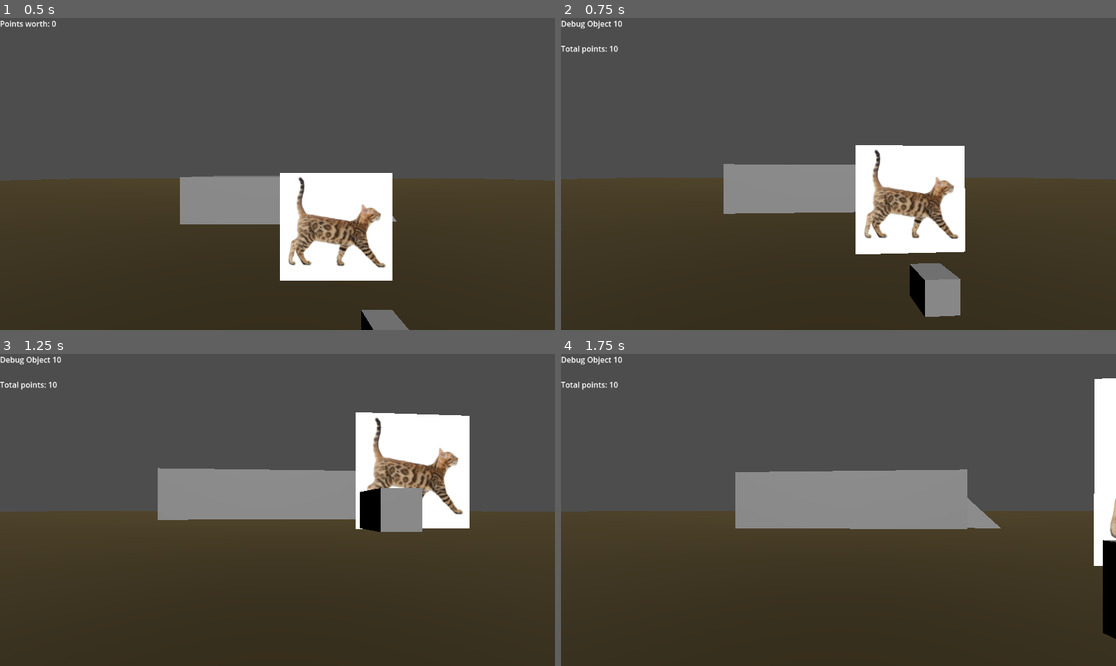
Above: before the commit, frames 1-4 (two rows, left to right).
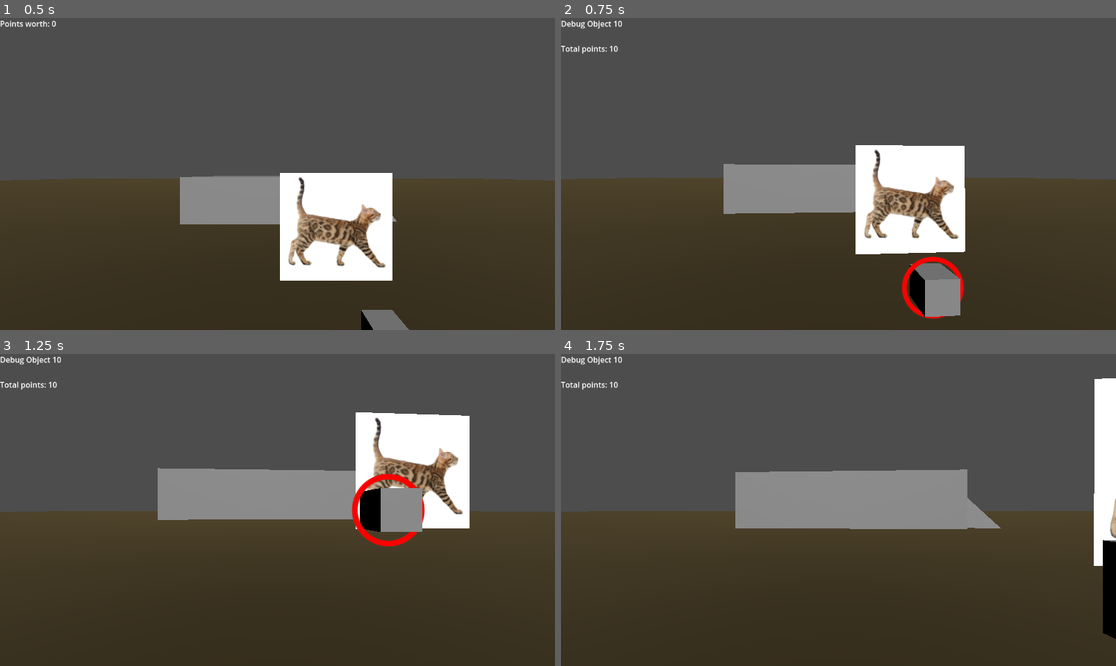
Above: after the commit, the same moments.

Repository: StikmanMann/allaroundtheworld
Game: Godot game, scene res://Florian/node_3d.tscn
Two runs of this game, one before a commit and one after it. Both use one fixed random seed, a clock stepped at 60 frames per second and the inputs below.
Inputs (mouse positions are in pixels of both pictures, inside the frame that each line leads up to):
- Up to frame 1 (0.5 s): no input
- Up to frame 2 (0.75 s): tap Enter (take_picture) at 0.5 s; move the mouse to (866, 174) at 0.52 s; hold W (forward) from 0.53 s (still down); hold Enter (take_picture) from 0.53 s (still down)
- Up to frame 3 (1.25 s): keep holding W (forward); keep holding Enter (take_picture); tap Space (jump) at 0.77 s
- Up to frame 4 (1.75 s): keep holding W (forward); move the mouse to (810, 510) at 1.27 s; release Enter (take_picture) at 1.28 s; tap Enter (take_picture) at 1.35 s; tap Space (jump) at 1.52 s

Frame 1 is identical in both runs. In frame 2, 0.4% of the frame differs, in the area x 61-73%, y 76-97%; in frame 3, 0.6%, in the area x 63-77%, y 38-62%; in frame 4, nothing differs.

Commit message:
tried to add pathfinding, failed :(

Diff:
--- /dev/null
+++ b/Florian/Entity/Animals/cat.tscn
@@ -0,0 +1,18 @@
+[gd_scene load_steps=4 format=3 uid="uid://xa3ee14whqj6"]
+
+[ext_resource type="PackedScene" uid="uid://c8gnb0kut2n5h" path="res://Florian/point_thing.tscn" id="1_ths60"]
+[ext_resource type="Texture2D" uid="uid://b3y733ngio1nx" path="res://Florian/Sprites/cat.jpg" id="2_f6meo"]
+
+[sub_resource type="CapsuleShape3D" id="CapsuleShape3D_vea6b"]
+
+[node name="Cat" type="RigidBody3D"]
+
+[node name="PointThing" parent="." instance=ExtResource("1_ths60")]
+
+[node name="Sprite3D" type="Sprite3D" parent="."]
+texture = ExtResource("2_f6meo")
+
+[node name="CollisionShape3D" type="CollisionShape3D" parent="."]
+shape = SubResource("CapsuleShape3D_vea6b")
+
+[node name="PathFollow3D" type="PathFollow3D" parent="."]
--- a/Florian/node_3d.tscn
+++ b/Florian/node_3d.tscn
@@ -1,6 +1,6 @@
-[gd_scene load_steps=9 format=3 uid="uid://d1rip77vefx3i"]
+[gd_scene load_steps=11 format=3 uid="uid://d1rip77vefx3i"]
 
-[ext_resource type="Texture2D" uid="uid://b3y733ngio1nx" path="res://Florian/cat.jpg" id="1_a202f"]
+[ext_resource type="Texture2D" uid="uid://b3y733ngio1nx" path="res://Florian/Sprites/cat.jpg" id="1_a202f"]
 [ext_resource type="Script" uid="uid://bc47hy67mfo7v" path="res://Florian/sprite_3d.gd" id="2_a0tk4"]
 [ext_resource type="PackedScene" uid="uid://crrco762ow56c" path="res://Florian/PlayerRigidbody.tscn" id="2_noarx"]
 [ext_resource type="PackedScene" uid="uid://c8gnb0kut2n5h" path="res://Florian/point_thing.tscn" id="4_ylvgl"]
@@ -16,6 +16,16 @@
 
 [sub_resource type="PhysicsMaterial" id="PhysicsMaterial_a0tk4"]
 friction = 0.0
+
+[sub_resource type="Curve3D" id="Curve3D_ylvgl"]
+closed = true
+_data = {
+"points": PackedVector3Array(0, 0, 0, 0, 0, 0, 0, 0, -45, 0, 0, 0, 0, 0, 0, 32.3104, 0.419155, -45.9028, 0, 0, 0, 0, 0, 0, 30.015, 0, 1.125, 0, 0, 0, 0, 0, 0, -3.95776, 3.97149, -6.58477),
+"tilts": PackedFloat32Array(0, 0, 0, 0)
+}
+point_count = 4
+
+[sub_resource type="NavigationMesh" id="NavigationMesh_ylvgl"]
 
 [node name="Node3D" type="Node3D"]
 
@@ -72,3 +82,13 @@
 
 [node name="PointThing" parent="." instance=ExtResource("4_ylvgl")]
 transform = Transform3D(1, 0, 0, 0, 1, 0, 0, 0, 1, 3, 1, 5)
+
+[node name="AI" type="Node3D" parent="."]
+
+[node name="Path3D" type="Path3D" parent="AI"]
+transform = Transform3D(1, 0, 0, 0, 1, 0, 0, 0, 1, -16, 0, 0)
+curve = SubResource("Curve3D_ylvgl")
+
+[node name="NavigationRegion3D" type="NavigationRegion3D" parent="AI"]
+transform = Transform3D(2.1, 0, 0, 0, 2.1, 0, 0, 0, 2.1, -15, 0, 0)
+navigation_mesh = SubResource("NavigationMesh_ylvgl")
--- a/Florian/point_thing.gd
+++ b/Florian/point_thing.gd
@@ -1,5 +1,7 @@
 class_name PointPicture
 extends Node3D
+
+@onready var red_circle: Sprite3D = $RedCircle
 @onready var on_screen: VisibleOnScreenNotifier3D = $VisibleOnScreenNotifier3D
 @export var points_worth = 10
 @export var point_id = "Debug Object"
@@ -8,5 +10,18 @@
 	PictureTakeablesArray._add_point_picture(self)
 
 func picture_taken() -> bool:
-	print(on_screen.is_on_screen())
-	return on_screen.is_on_screen()
+	var in_picture = on_screen.is_on_screen()
+	print(in_picture)
+	if in_picture:
+		show_red_cicle()
+	else:
+		hide_red_circle()
+	return in_picture
+
+func show_red_cicle():
+	print("Showing red circle")
+	red_circle.show()
+
+func hide_red_circle():
+	print("Hiding red circle")
+	red_circle.hide()
--- a/Florian/point_thing.tscn
+++ b/Florian/point_thing.tscn
@@ -1,6 +1,7 @@
-[gd_scene load_steps=3 format=3 uid="uid://c8gnb0kut2n5h"]
+[gd_scene load_steps=4 format=3 uid="uid://c8gnb0kut2n5h"]
 
 [ext_resource type="Script" uid="uid://cyw0eu5pqd3wm" path="res://Florian/point_thing.gd" id="1_hr556"]
+[ext_resource type="Texture2D" uid="uid://bpqf3a8f2fp7q" path="res://Florian/Sprites/red_circle.png" id="2_wfrpx"]
 
 [sub_resource type="BoxMesh" id="BoxMesh_hr556"]
 
@@ -11,3 +12,9 @@
 mesh = SubResource("BoxMesh_hr556")
 
 [node name="VisibleOnScreenNotifier3D" type="VisibleOnScreenNotifier3D" parent="."]
+
+[node name="RedCircle" type="Sprite3D" parent="."]
+transform = Transform3D(0.16, 0, 0, 0, 0.16, 0, 0, 0, 0.16, 0, 0, 0)
+visible = false
+billboard = 2
+texture = ExtResource("2_wfrpx")
--- /dev/null
+++ b/pathfinding_array.gd
@@ -0,0 +1,3 @@
+extends Node
+
+@export var path_3d_array : Array[Path3D] = []
--- a/project.godot
+++ b/project.godot
@@ -18,6 +18,7 @@
 [autoload]
 
 PictureTakeablesArray="*res://picture_takeables_array.gd"
+PathfindingArray="*res://pathfinding_array.gd"
 
 [input]
 
Renamed: Florian/cat.jpg -> Florian/Sprites/cat.jpg
Not shown, added: Florian/Sprites/cat.jpg.import
Binary file added: Florian/Sprites/red_circle.png
Not shown, changed: Florian/Sprites/red_circle.png.import
Not shown, added: pathfinding_array.gd.uid
